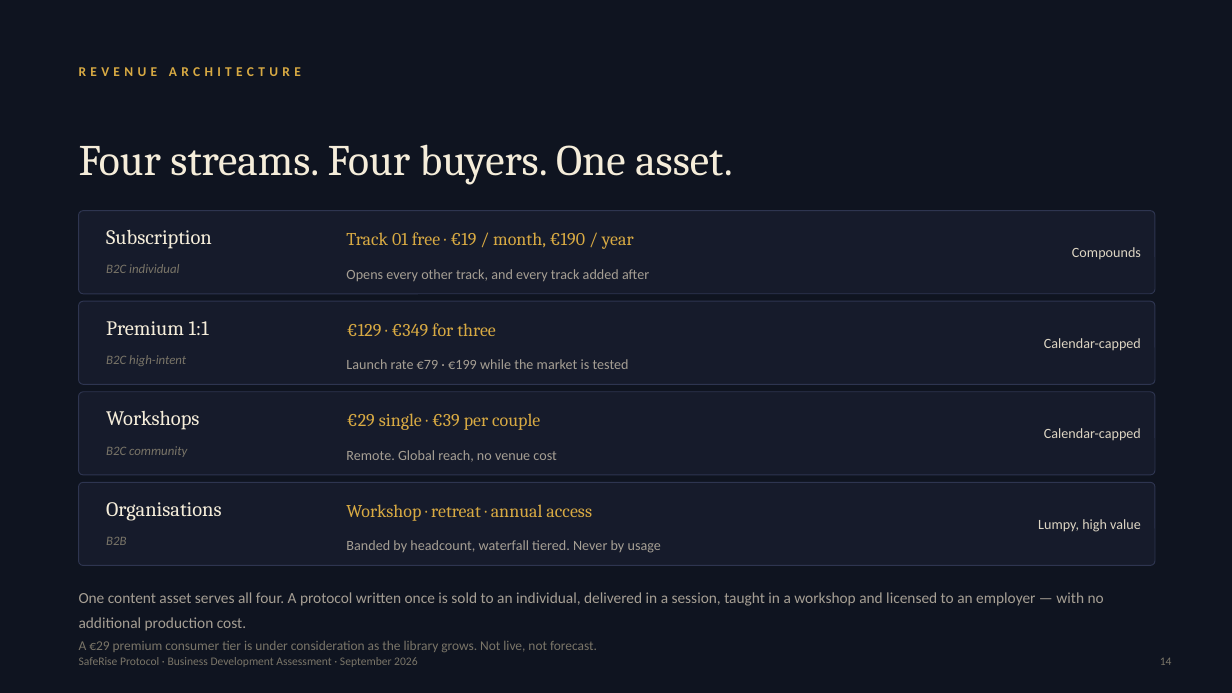
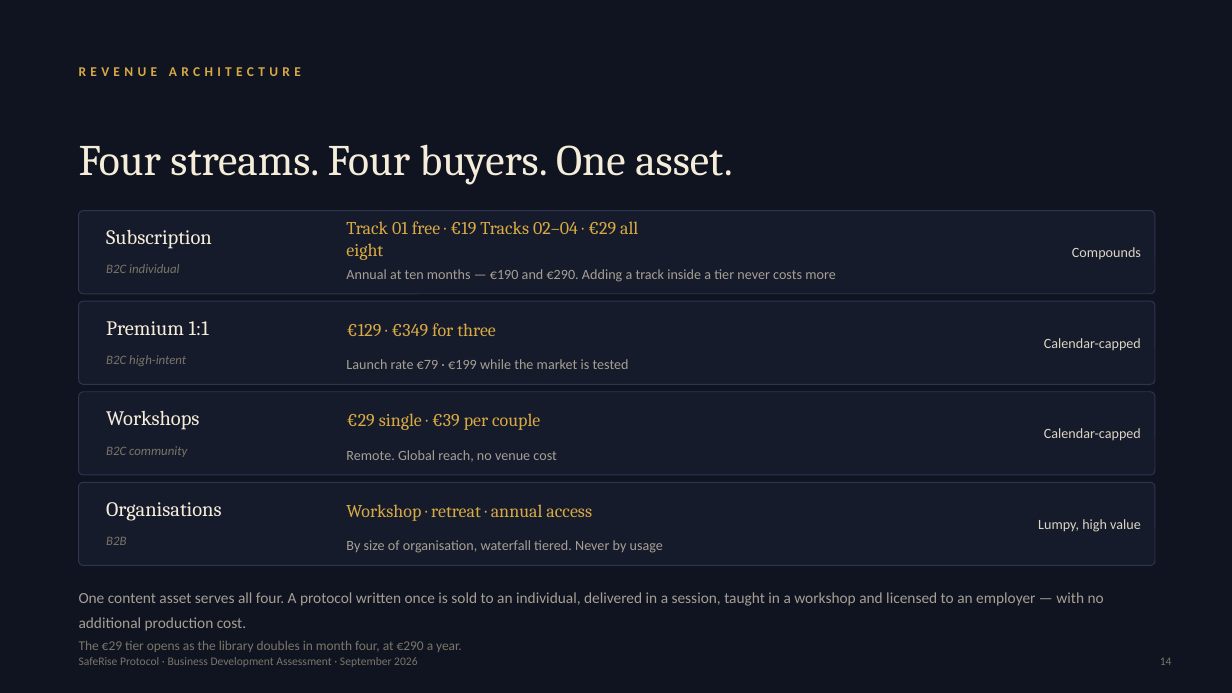
Before and after one commit to robleyworks/saferise, a slide deck: slide 14 of docs/business/SafeRise-Investor-Deck.pptx. Drawn at 1232x693 pixels with LibreOffice and Linux fonts; fonts in the diff are those of the drawing. Boxes give left, top, right and bottom in pixels: in the first picture for what was removed or moved away, otherwise in the second. Text is boxed around its words. In the diff, an @@ line names an element or a change of style, - is before the commit and + after.

```diff
--- a/docs/business/SafeRise-Investor-Deck.pptx
+++ b/docs/business/SafeRise-Investor-Deck.pptx
@@ text at [346, 221, 638, 260]: text changed @@
-Track 01 free · €19 / month, €190 / year
+Track 01 free · €19 Tracks 02–04 · €29 all eight
@@ text at [346, 269, 836, 282]: text changed @@
-Opens every other track, and every track added after
+Annual at ten months — €190 and €290. Adding a track inside a tier never costs more
@@ text at [346, 540, 663, 553]: text changed @@
-Banded by headcount, waterfall tiered. Never by usage
+By size of organisation, waterfall tiered. Never by usage
@@ text at [79, 641, 462, 652]: text changed @@
-A €29 premium consumer tier is under consideration as the library grows. Not live, not forecast.
+The €29 tier opens as the library doubles in month four, at €290 a year.
```
Also in this commit, not shown: 7 other slides changed, 3 other files.
